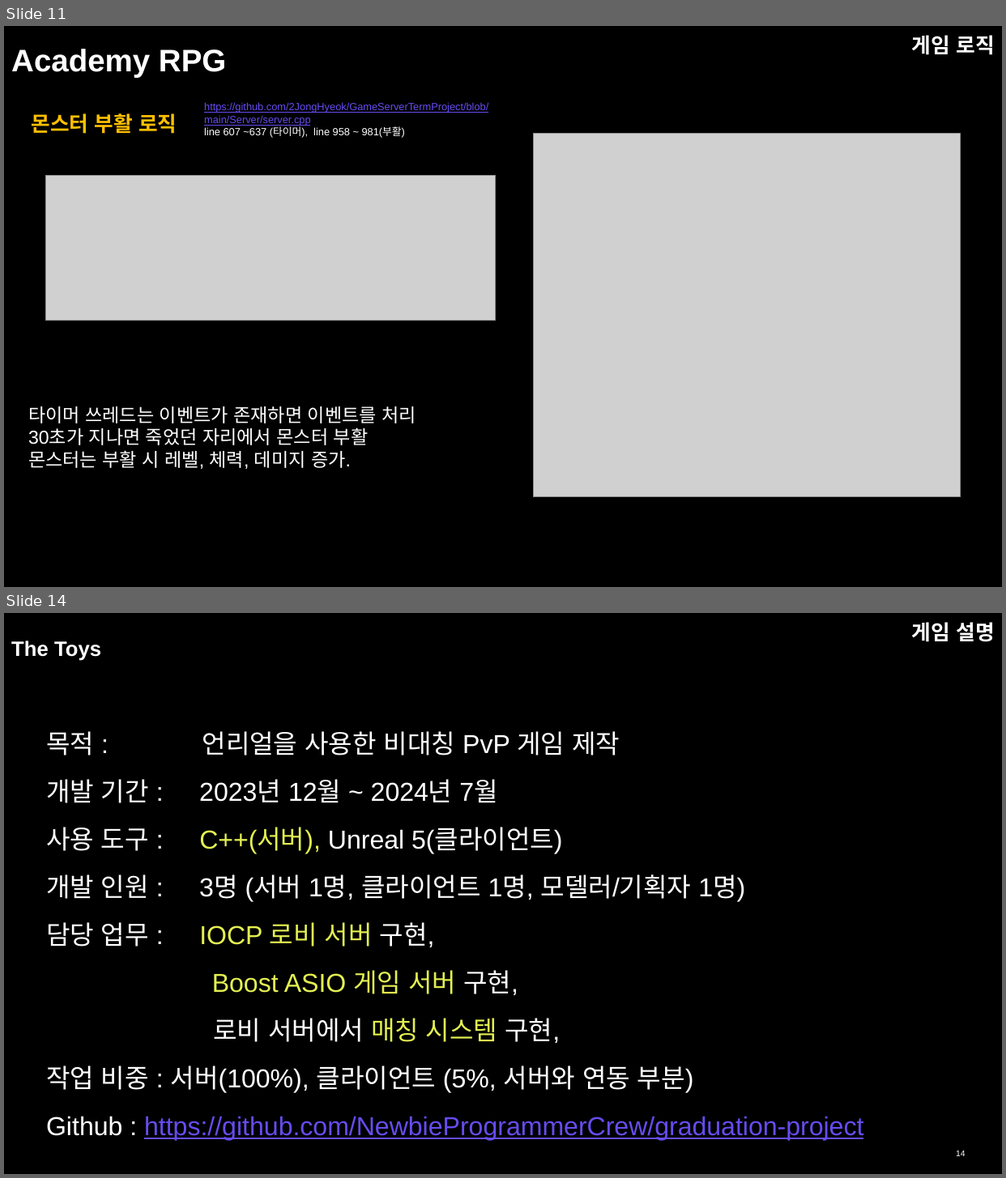
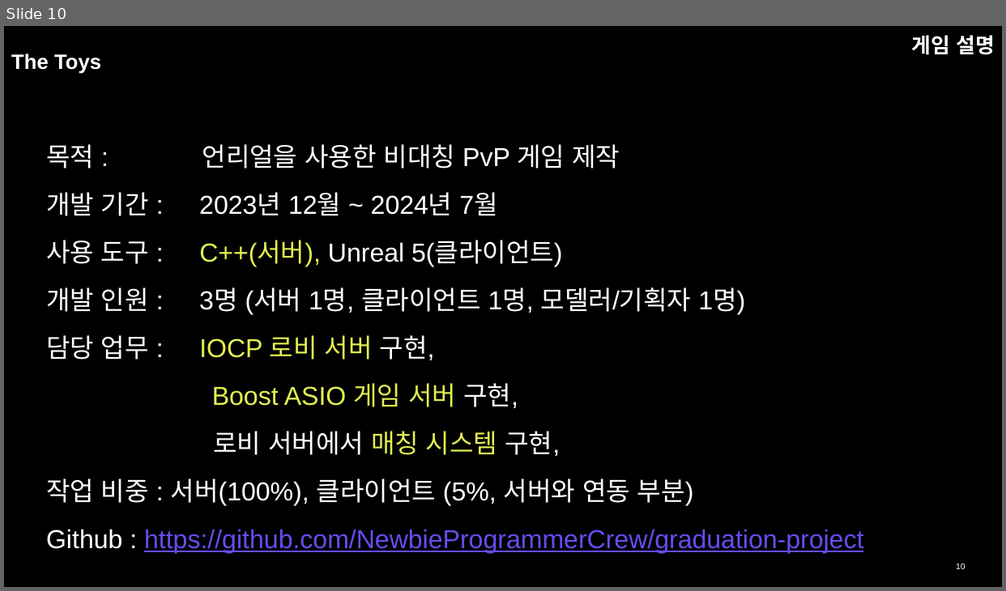
Before and after one commit to NewbieProgrammerCrew/graduation-project, a slide deck: 포트폴리오/이종혁 포트폴리오.pptx. Shown one above the other, each under a label of ours: slides 11 and 14 before the commit, slide 10 after it; the slides between them are not shown. The pictures are 1006x1178 and 1006x591 pixels, drawn with LibreOffice and Linux fonts; fonts in the diff are those of the drawing; grey boxes stand for pictures. Boxes give left, top, right and bottom in pixels: in the first picture for what was removed or moved away, otherwise in the second. Text is boxed around its words. In the diff, an @@ line names an element or a change of style, - is before the commit and + after.

```diff
--- a/포트폴리오/이종혁 포트폴리오.pptx
+++ b/포트폴리오/이종혁 포트폴리오.pptx
@@ slide 11 removed at (x1=4, y1=26, x2=1002, y2=587), background #000000 @@
@@ title removed at (x1=11, y1=49, x2=226, y2=78) @@
-Academy RPG
@@ text removed at (x1=912, y1=35, x2=994, y2=55) @@
-게임 로직
@@ text removed at (x1=32, y1=113, x2=177, y2=134) @@
-몬스터 부활 로직
@@ text removed at (x1=204, y1=102, x2=488, y2=138) @@
-https://github.com/2JongHyeok/GameServerTermProject/blob/main/Server/server.cpp
-line 607 ~637 (타이머), line 958 ~ 981(부활)
@@ picture removed at (x1=533, y1=133, x2=960, y2=497) @@
@@ picture removed at (x1=46, y1=176, x2=495, y2=320) @@
@@ text removed at (x1=28, y1=407, x2=416, y2=469) @@
-타이머 쓰레드는 이벤트가 존재하면 이벤트를 처리
-30초가 지나면 죽었던 자리에서 몬스터 부활
-몬스터는 부활 시 레벨, 체력, 데미지 증가.
@@ what was slide 14 is now slide 10 @@
@@ page number at (x1=956, y1=564, x2=965, y2=570): text changed @@
-14
+10
```
Also in this commit, not shown: 6 slides changed, 1 slide added, 4 other slides removed, 1 other file.
